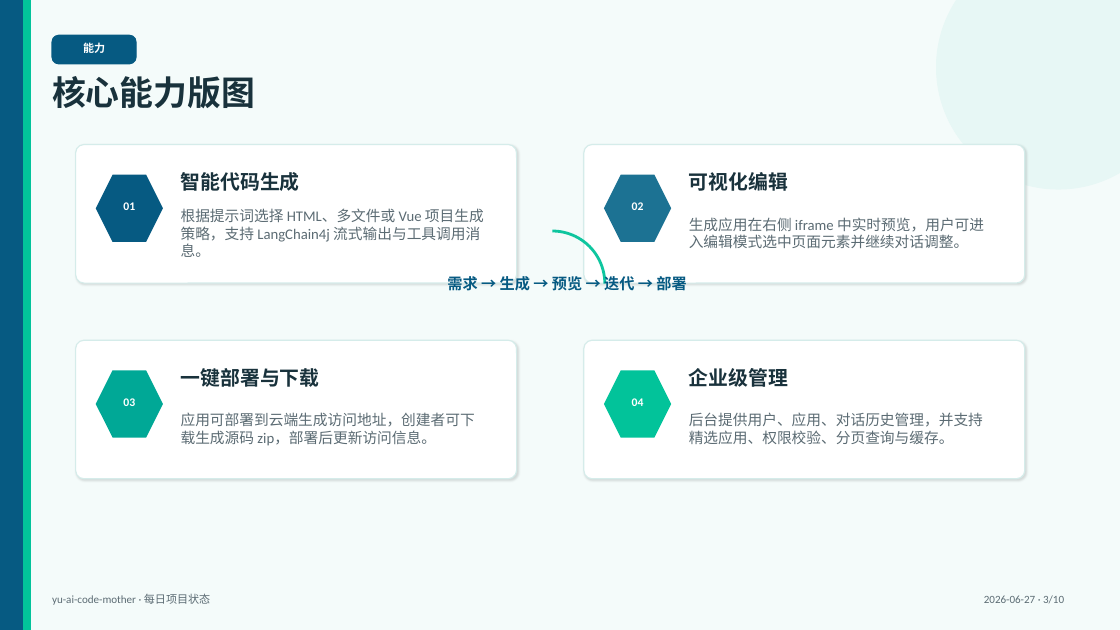
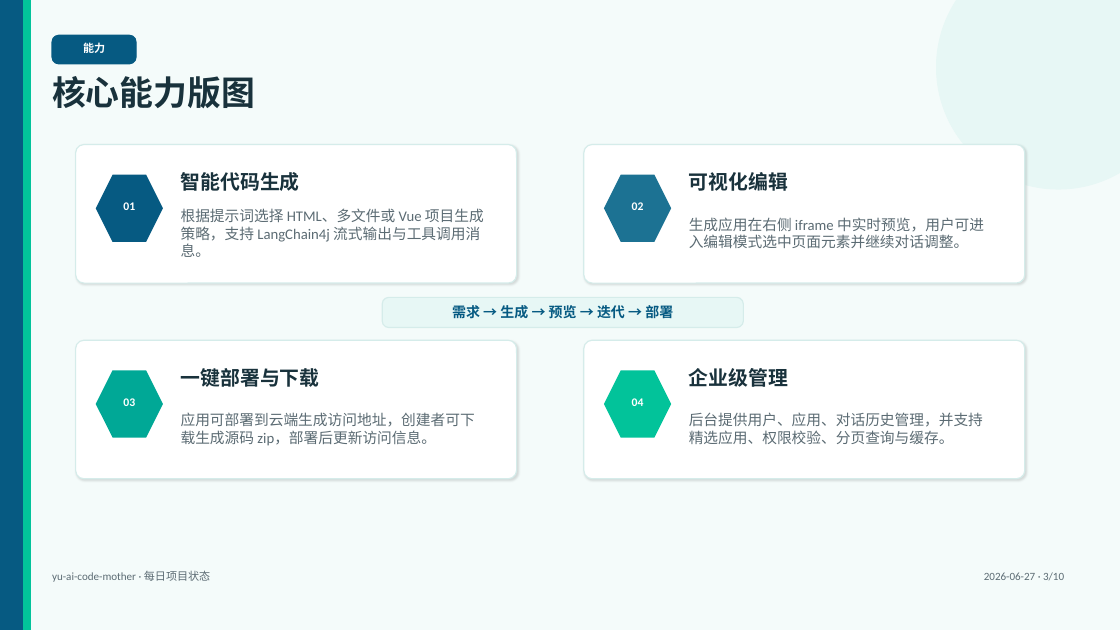
Before and after one commit to liyupi/yu-ai-code-mother, a slide deck: slide 3 of docs/reports/project-status-2026-06-27.pptx. Drawn at 1120x630 pixels with LibreOffice and Linux fonts; fonts in the diff are those of the drawing. Boxes give left, top, right and bottom in pixels: in the first picture for what was removed or moved away, otherwise in the second. Text is boxed around its words. In the diff, an @@ line names an element or a change of style, - is before the commit and + after.

```diff
--- a/docs/reports/project-status-2026-06-27.pptx
+++ b/docs/reports/project-status-2026-06-27.pptx
@@ arc (boxed as its full ellipse) removed at bbox=[500, 231, 605, 336] @@
@@ rounded rectangle added at bbox=[382, 297, 744, 328], fill #E7F7F5, outline #D5ECEA 1 pt @@
@@ text "需求 → 生成 → 预览 ...": place and size @@
-text "需求 → 生成 → 预览 ..." at bbox=[447, 274, 686, 294]
+text "需求 → 生成 → 预览 ..." at bbox=[452, 303, 673, 321]
@@ text "需求 → 生成 → 预览 ..." at bbox=[452, 303, 673, 321]: size 13 to 12 pt @@
@@ text "yu-ai-code-mother · 每日项目状态": place and size @@
-text "yu-ai-code-mother · 每日项目状态" at bbox=[52, 593, 210, 605]
+text "yu-ai-code-mother · 每日项目状态" at bbox=[52, 570, 210, 582]
@@ text "2026-06-27 · 3/10": place and size @@
-text "2026-06-27 · 3/10" at bbox=[984, 595, 1064, 603]
+text "2026-06-27 · 3/10" at bbox=[984, 572, 1064, 580]
```
Also in this commit, not shown: 9 other slides changed.
